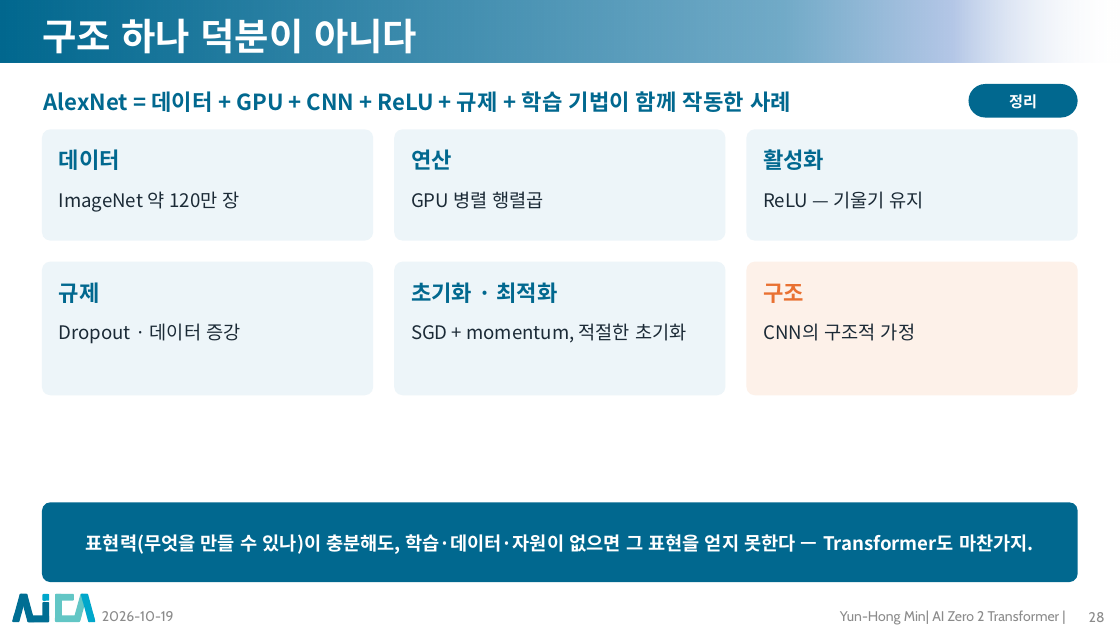
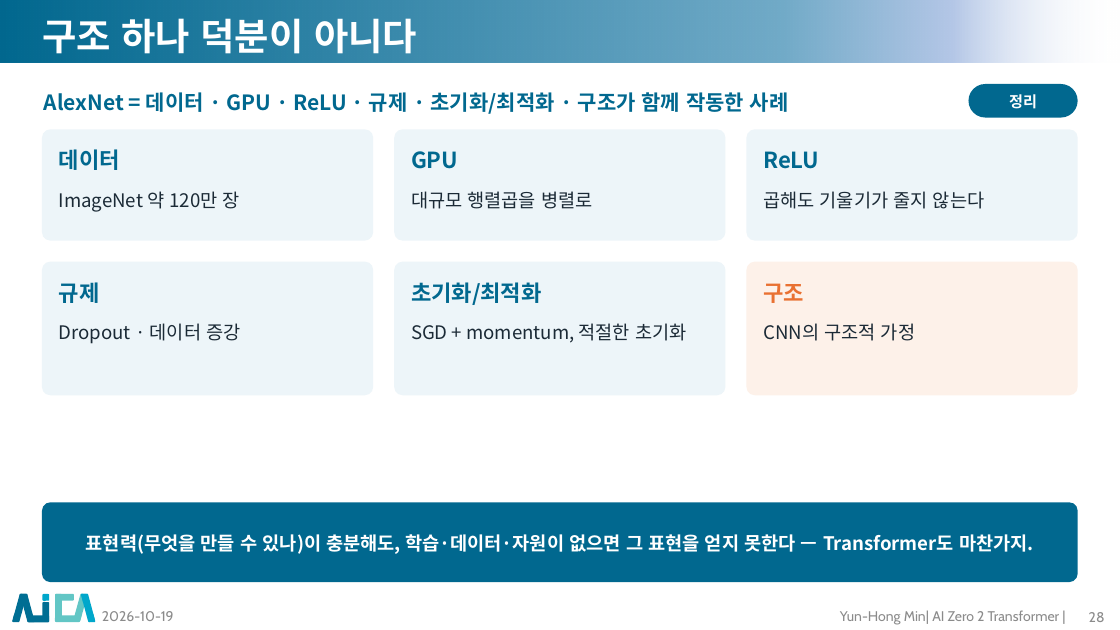
Before and after one commit to myunhh/AI-Zero-2-Transformers, a slide deck: slide 28 of lectures/week03_cnn_and_deep_learning.pptx. Drawn at 1120x630 pixels with LibreOffice and Linux fonts; fonts in the diff are those of the drawing; background and template pictures are left out. Boxes give left, top, right and bottom in pixels: in the first picture for what was removed or moved away, otherwise in the second. Text is boxed around its words. In the diff, an @@ line names an element or a change of style, - is before the commit and + after.

```diff
--- a/lectures/week03_cnn_and_deep_learning.pptx
+++ b/lectures/week03_cnn_and_deep_learning.pptx
@@ text at (44,92,789,114): text changed; size 19 to 18 pt @@
-AlexNet = 데이터 + GPU + CNN + ReLU + 규제 + 학습 기법이 함께 작동한 사례
+AlexNet = 데이터 · GPU · ReLU · 규제 · 초기화/최적화 · 구조가 함께 작동한 사례
@@ text at (411,151,458,169): text changed @@
-연산
+GPU
@@ text at (763,151,819,169): text changed @@
-활성화
+ReLU
@@ text at (411,191,592,209): text changed @@
-GPU 병렬 행렬곱
+대규모 행렬곱을 병렬로
@@ text at (763,191,984,209): text changed @@
-ReLU — 기울기 유지
+곱해도 기울기가 줄지 않는다
@@ text at (411,282,542,305): text changed @@
-초기화 · 최적화
+초기화/최적화
```
Also in this commit, not shown: 30 other slides changed, 17 other files.
